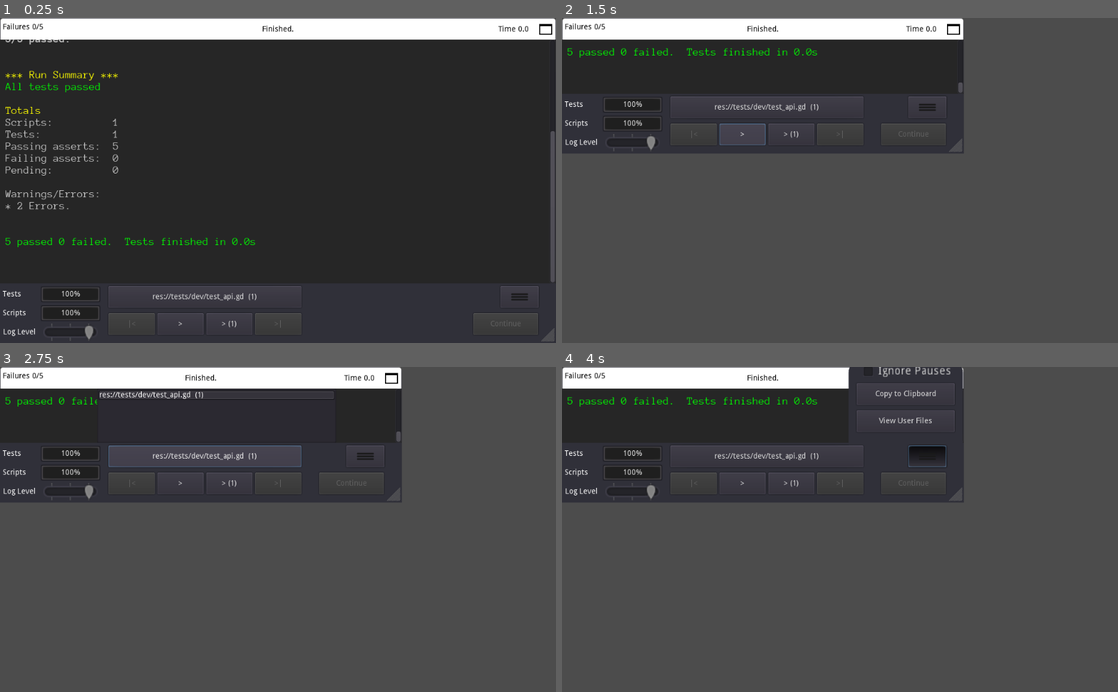
Above: before the commit, frames 1-4 (two rows, left to right).
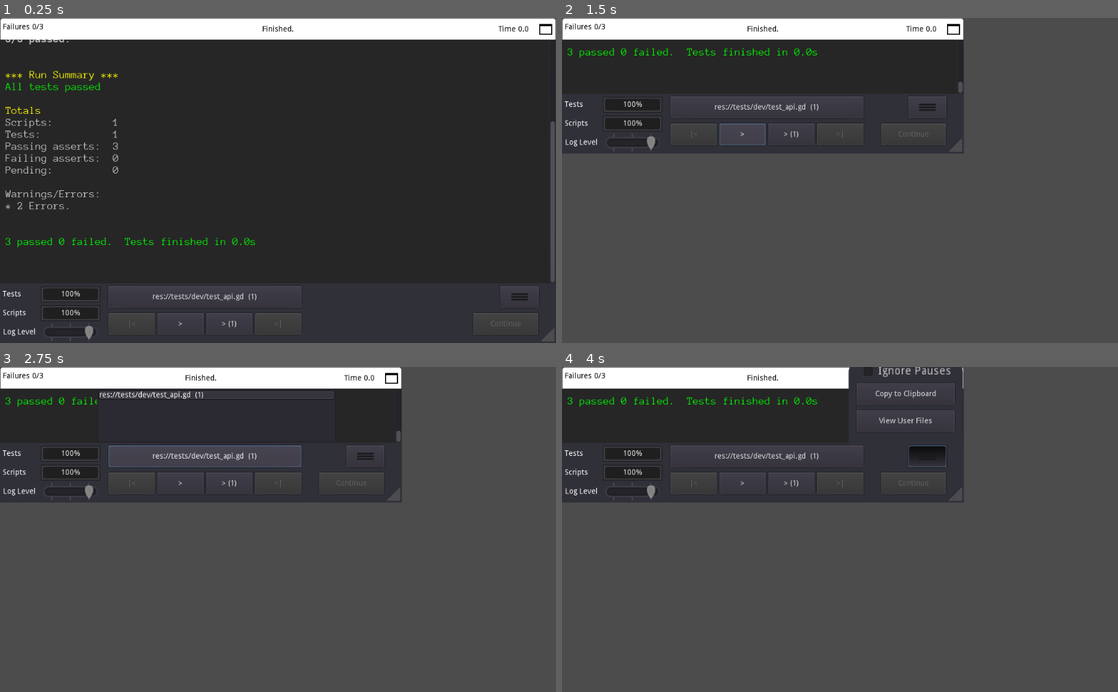
Above: after the commit, the same moments.

Repository: bulfonjf/POC_Red
Game: Godot game, scene res://tests/tests.tscn
Two runs of this game, one before a commit and one after it. Both use one fixed random seed, a clock stepped at 60 frames per second and the inputs below.
Inputs (mouse positions are in pixels of both pictures, inside the frame that each line leads up to):
- Up to frame 1 (0.25 s): no input
- Up to frame 2 (1.5 s): click (1106, 27) at 0.5 s; click ">" at 1.25 s
- Up to frame 3 (2.75 s): click "res://tests/dev/test_api.gd (…" at 2 s
- Up to frame 4 (4 s): click "> (1)" at 2.75 s; click (928, 458) at 3.5 s

The runs differ from the first frame. In frame 1, less than 0.1% of the frame differs, in the area x 1-100%, y 1-70%; in frame 2, less than 0.1%; in frame 3, less than 0.1%; in frame 4, less than 0.1%.

Commit message:
WIP Cambio a Identificador
Se quita el objeto Nodo, ya que Nodo va a ser el modulo en si (Nodo para el Jugador, Red para la Partida).
El Nodo va a tener una identificacion que va a ser un nombre y un uuid generado por el mismo, de esta forma el Nodo puede autenticarse en la red aun sufriendo una desconexion.

Diff:
--- a/src/api/api.gd
+++ b/src/api/api.gd
@@ -1,4 +1,4 @@
 extends Node
 
-func CrearNodo(_nombre : String, _id : String, _ip : String, _puerto : String):
-	return Nodo.new(_nombre, _id, _ip, _puerto)
+func CrearIdentificador(_nombre : String, _id : String):
+	return Identificador.new(_nombre, _id)
--- /dev/null
+++ b/src/dominio/identificador.gd
@@ -0,0 +1,9 @@
+class_name Identificador
+
+
+var nombre : String
+var id : String
+
+func _init(_nombre : String, _id : String):
+	self.nombre = _nombre
+	self.id = _id
--- a/src/dominio/nodo.gd
+++ /dev/null
@@ -1,13 +0,0 @@
-class_name Nodo
-
-
-var nombre : String
-var id : String
-var ip : String
-var puerto : String
-
-func _init(_nombre : String, _id : String, _ip : String, _puerto : String):
-	self.nombre = _nombre
-	self.id = _id
-	self.ip = _ip
-	self.puerto = _puerto
--- a/src/project.godot
+++ b/src/project.godot
@@ -10,12 +10,12 @@
 
 _global_script_classes=[ {
 "base": "Reference",
-"class": "Nodo",
+"class": "Identificador",
 "language": "GDScript",
-"path": "res://dominio/nodo.gd"
+"path": "res://dominio/identificador.gd"
 } ]
 _global_script_class_icons={
-"Nodo": ""
+"Identificador":""
 }
 
 [application]
--- a/src/tests/dev/test_api.gd
+++ b/src/tests/dev/test_api.gd
@@ -2,19 +2,43 @@
 
 const uuid = preload('res://tools/uuid.gd')
 
-func test_crear_nodo():
-	# Arrange
-	var nombre_nodo = "cliente"
-	var id_nodo = uuid.v4()
-	var ip_nodo = "192.168.0.1"
-	var puerto_nodo = "8000"
+func test_crear_identificador():
+	# Arrenge
+	var nombre = "pepito"
+	var id = uuid.v4()
 
 	# Act
-	var nodo = Api.CrearNodo(nombre_nodo, id_nodo, ip_nodo, puerto_nodo)
+	var identificador = Api.CrearIdentificador(nombre, id)
 
 	# Assert
-	assert_is(nodo, Nodo)
-	assert_eq(nodo.nombre, nombre_nodo)
-	assert_eq(nodo.id, id_nodo)
-	assert_eq(nodo.ip, ip_nodo)
-	assert_eq(nodo.puerto, puerto_nodo)
+	assert_is(identificador, Identificador)
+	assert_eq(identificador.nombre, nombre)
+	assert_eq(identificador.id, id)
+
+# func test_registrar_nodo():
+# 	# Arrange
+# 	var identificador = crear_identificador_default()
+
+# 	# Act
+# 	var estado = Api.RegistrarNodo(identificador)
+
+# 	# Assert
+# 	assert_eq(estado, "registro enviado exito")
+
+# func test_enviar_mesaje():
+# 	# Arrange
+# 	var identificador = crear_identificador_default()
+# 	var msj = "this is a test"
+
+# 	# Act
+# 	Api.EnviarMensaje(msj)
+
+# 	# Assert
+
+
+# func crear_identificador_default() -> Identificador:
+# 	var nombre = "cliente"
+# 	var id = uuid.v4()
+# 	var identificador = Api.CrearIdentificador(nombre, id)
+
+# 	return identificador
